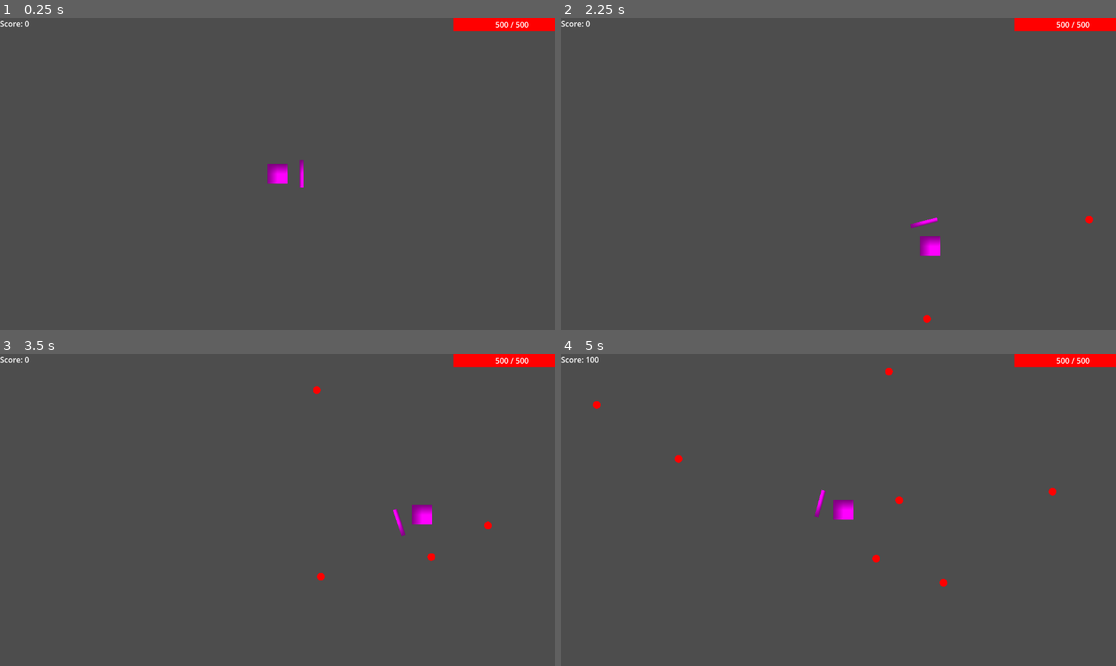
Above: before the commit, frames 1-4 (two rows, left to right).
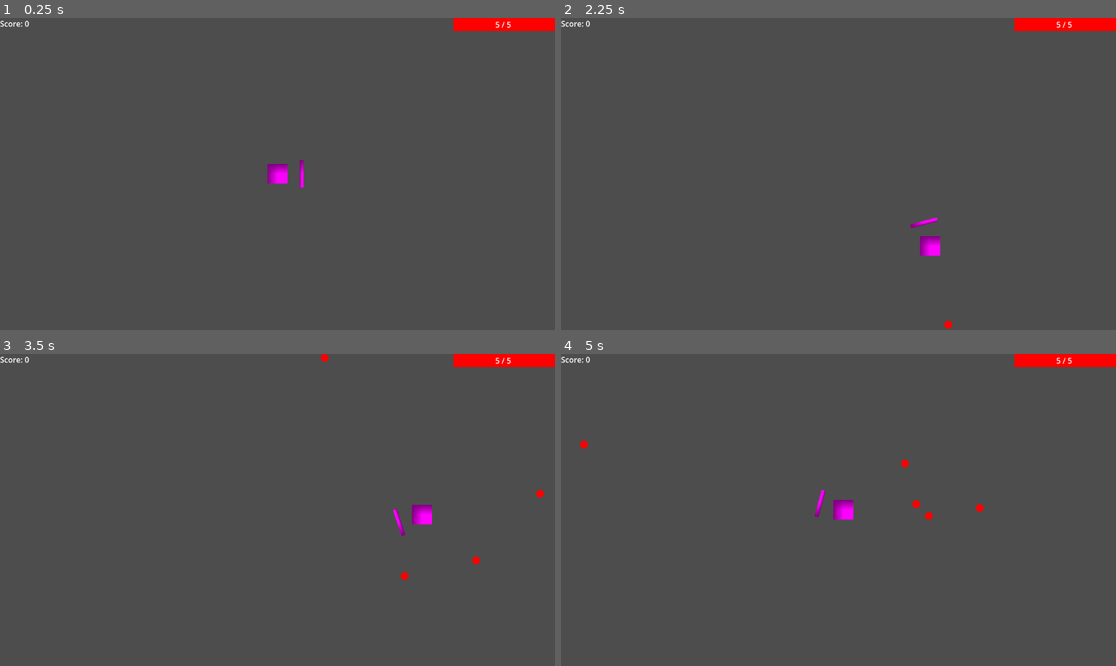
Above: after the commit, the same moments.

Repository: Turbulentt/blocking-game
Game: Godot game, scene res://scenes/player.tscn
Same seed, same stepped clock (60 frames per second), same inputs: the game is played once before the commit and once after it.
Inputs (mouse positions are in pixels of both pictures, inside the frame that each line leads up to):
- Up to frame 1 (0.25 s): no input
- Up to frame 2 (2.25 s): tap Enter at 0.5 s; move the mouse to (960, 158) at 0.52 s; hold Right (ui_right) 0.53-1.28 s; move the mouse to (727, 189) at 1.27 s; hold Down (ui_down) 1.28-2.03 s; move the mouse to (894, 105) at 2.02 s; hold Right (ui_right) from 2.03 s (still down)
- Up to frame 3 (3.5 s): move the mouse to (249, 572) at 2.77 s; release Right (ui_right) at 2.78 s; hold Up (ui_up) from 2.78 s (still down)
- Up to frame 4 (5 s): move the mouse to (1005, 556) at 3.52 s; release Up (ui_up) at 3.53 s; hold Left (ui_left) from 3.53 s (still down); move the mouse to (672, 463) at 4.27 s

The runs differ from the first frame. In frame 1, less than 0.1% of the frame differs, in the area x 90-96%, y 1-4%; in frame 2, 0.2%; in frame 3, 0.3%; in frame 4, 0.5%, in the area x 3-96%, y 0-75%.

Commit message:
Add enemy steering and gameplay tuning
Enable smooth enemy steering and adjust gameplay parameters.

- scripts/Enemy Scripts/enemy.gd: export a turn_rate tied to GameManager.enemy_turn_rate and implement steering logic in _process() so enemies lerp toward the target instead of snapping.
- scripts/game_manager.gd: tweak gameplay values (max_spawn_interval 0.6 -> 0.8), reduce player max_health 500 -> 5, clarify spawn_distance comment, and add enemy_turn_rate (default 3.0) to control enemy steering responsiveness.

These changes make enemy movement smoother and centralize tuning of enemy turn behavior in the game manager.

Diff:
--- a/scenes/enemy.tscn
+++ b/scenes/enemy.tscn
@@ -1,6 +1,7 @@
 [gd_scene format=3 uid="uid://bcequxjkiplrg"]
 
 [ext_resource type="Script" uid="uid://dm2hkriqhjved" path="res://scripts/Enemy Scripts/enemy.gd" id="1_7p1mj"]
+[ext_resource type="Texture2D" uid="uid://ddxiubsplpbjo" path="res://data/content.png" id="2_md0e3"]
 
 [sub_resource type="CircleShape2D" id="CircleShape2D_7p1mj"]
 radius = 2.0
@@ -9,6 +10,7 @@
 script = ExtResource("1_7p1mj")
 
 [node name="Sprite2D" type="Sprite2D" parent="." unique_id=916231740]
+texture = ExtResource("2_md0e3")
 
 [node name="CollisionShape2D" type="CollisionShape2D" parent="." unique_id=268880165]
 shape = SubResource("CircleShape2D_7p1mj")
--- a/scripts/Enemy Scripts/enemy.gd
+++ b/scripts/Enemy Scripts/enemy.gd
@@ -5,6 +5,7 @@
 @export var damage: int = 1
 @export var enemy_radius: float = 8
 @export var enemy_color: Color = Color.WHITE
+@export var turn_rate: float = GameManager.enemy_turn_rate # Radians per second equivalent for steering responsiveness
 
 var collision_shape
 
@@ -31,7 +32,12 @@
 	draw_circle(Vector2.ZERO, enemy_radius, enemy_color)
 
 func _process(delta: float) -> void:
-	global_position += direction * speed * delta
+	if target:
+		var desired_direction = (target.global_position - global_position).normalized()
+		# Steer toward the player without snapping instantly.
+		var steer = clamp(turn_rate * delta, 0.0, 1.0)
+		direction = direction.lerp(desired_direction, steer).normalized()
+		global_position += direction * speed * delta
 
 	if global_position.length() > 2000:
 		queue_free()
--- a/scripts/game_manager.gd
+++ b/scripts/game_manager.gd
@@ -3,13 +3,14 @@
 var score: int = 0
 
 # --- MODIFIERS --- #
-var max_spawn_interval: float = 0.6 # Maximum seconds between spawns
+var max_spawn_interval: float = 0.8 # Maximum seconds between spawns
 var min_spawn_interval: float = 0.15 # Minimum seconds between spawns
 # Decay rate changes how fast the game will speed up from max to min interval
 var decay_rate: float = 0.985 # Value between 0 and 1. 0.99 -> low decay; 0.9 -> fast decay
-var spawn_distance: float = 600 # How far away from player enemies spawn
-var max_health: int = 500 # Health of the player object
+var spawn_distance: float = 600 # How far away from center enemies spawn
+var max_health: int = 5 # Health of the player object
 var player_speed: float = 200.0 # Speed the player moves at
+var enemy_turn_rate: float = 3.0 # Changes how aggressivly enemies track the player
 # --- MODIFIERS --- #
 
 var health: int = max_health
